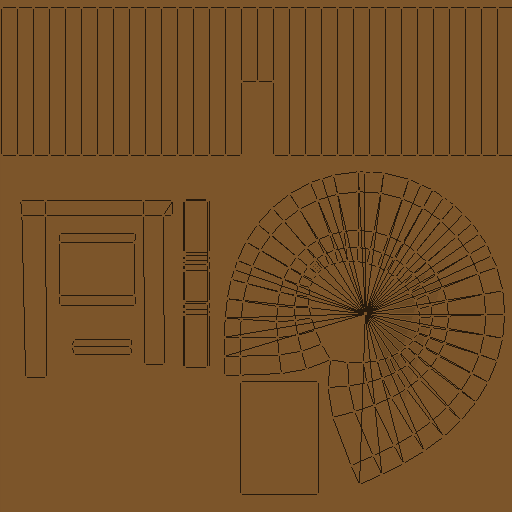
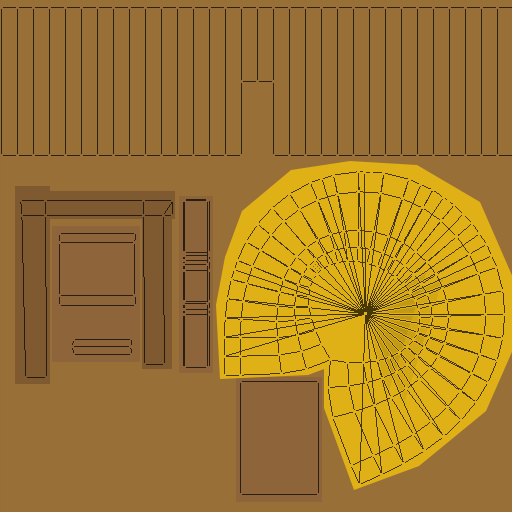
The second 512x512 image is a revision of the first. Changes to its layers:
added layer "roof" above "frame" over 216, 161, 512, 490
added layer "frame" above "door" over 15, 186, 175, 384
added layer "door" above "Hintergrund" over 52, 196, 322, 502
painted on "Hintergrund" over 0, 0, 512, 512
